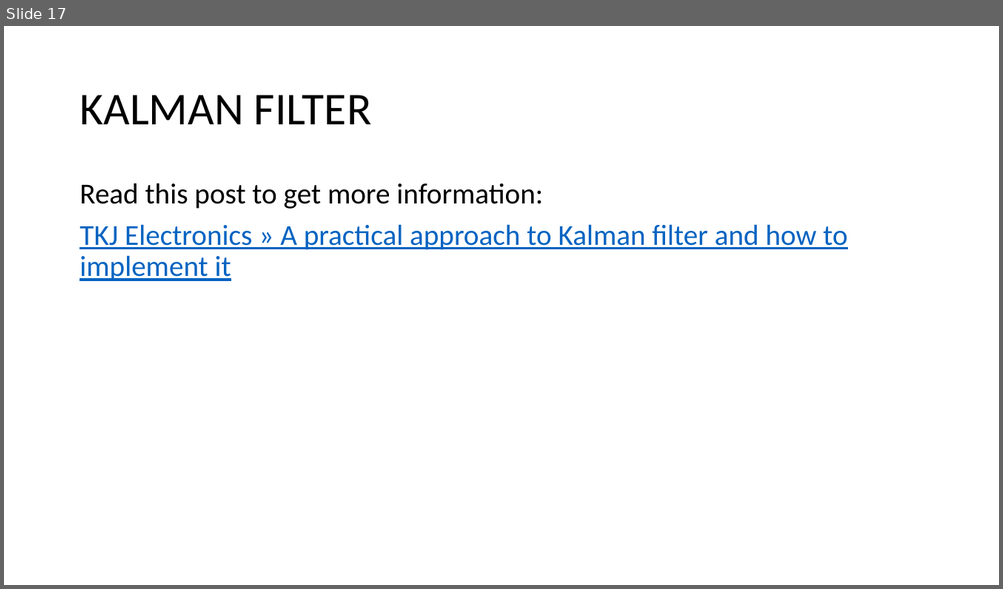
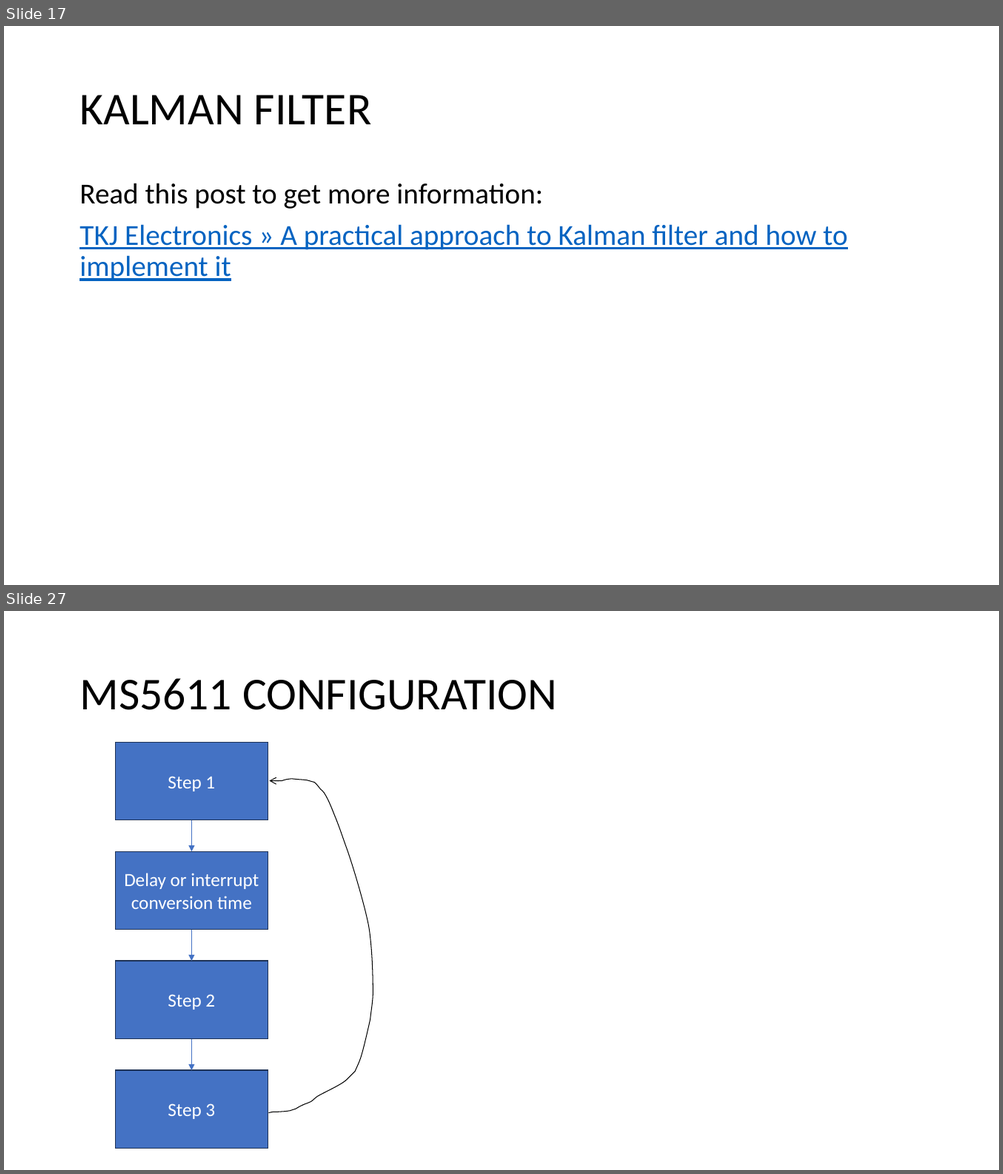
Before and after one commit to HIDER-ROOT/GY-86-for-raspi, a slide deck: Theory.pptx. Shown one above the other, each under a label of ours: slide 17 before the commit, slides 17 and 27 after it; the slides between them are not shown. The pictures are 1003x589 and 1003x1174 pixels, drawn with LibreOffice and Linux fonts; fonts in the diff are those of the drawing. Boxes give left, top, right and bottom in pixels: in the first picture for what was removed or moved away, otherwise in the second. Text is boxed around its words. In the diff, an @@ line names an element or a change of style, - is before the commit and + after.

```diff
--- a/Theory.pptx
+++ b/Theory.pptx
@@ slide 27 added at <box>4,611,999,1170</box>, background #FFFFFF @@
@@ title added at <box>79,678,557,710</box>, 44 pt, text #000000 @@
+MS5611 CONFIGURATION
@@ rectangle added at <box>115,742,268,820</box>, fill #4472C4, outline #1E3256 1 pt, 18 pt, text #FFFFFF @@
+Step 1
@@ freeform shape added at <box>269,779,373,1113</box>, outline #000000 0.75 pt @@
@@ arrow added from (191, 820) to (191, 852), #4472C4 0.5 pt @@
@@ rectangle added at <box>115,852,268,931</box>, fill #4472C4, outline #1E3256 1 pt, 18 pt, text #FFFFFF @@
+Delay or interrupt conversion time
@@ arrow added from (191, 930) to (191, 961), #4472C4 0.5 pt @@
@@ rectangle added at <box>115,961,268,1039</box>, fill #4472C4, outline #1E3256 1 pt, 18 pt, text #FFFFFF @@
+Step 2
@@ arrow added from (191, 1039) to (191, 1071), #4472C4 0.5 pt @@
@@ rectangle added at <box>115,1071,268,1149</box>, fill #4472C4, outline #1E3256 1 pt, 18 pt, text #FFFFFF @@
+Step 3
```
Also in this commit, not shown: 10 other slides added, 2 other files.
